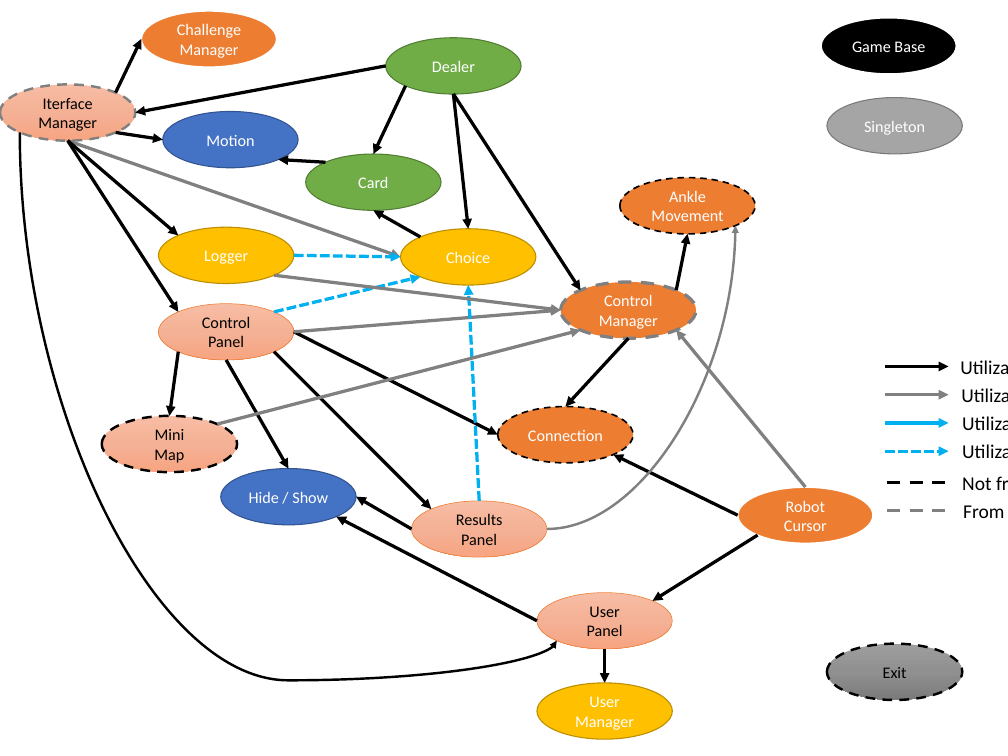
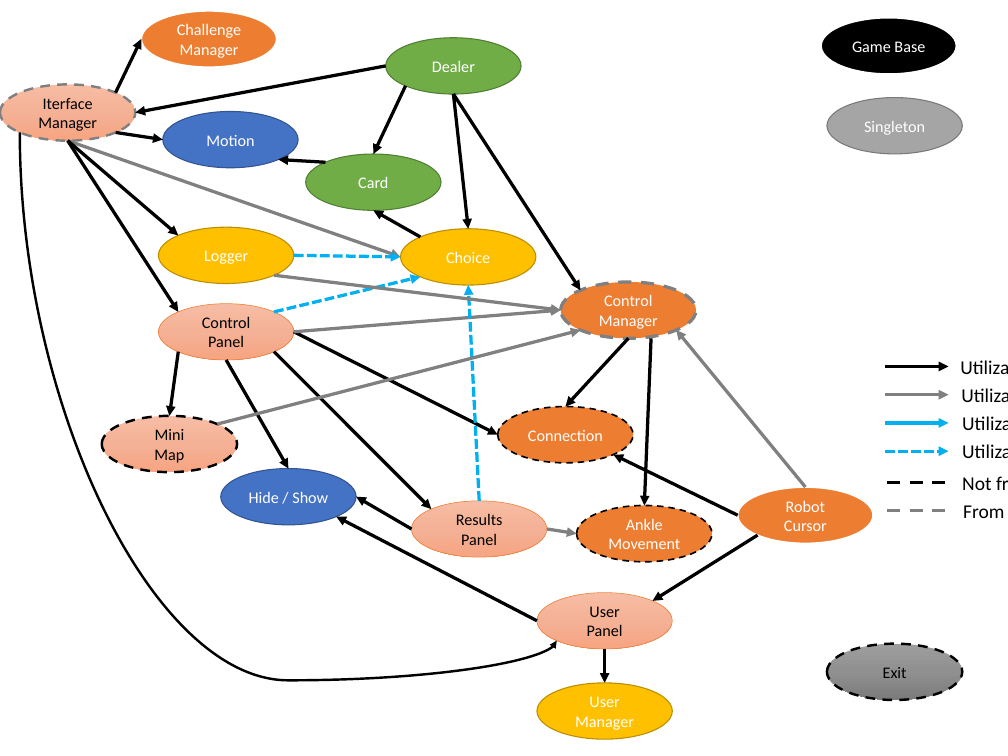
Before and after one commit to ThalesBP/AVC_CardGame, a slide deck: slide 2 of Script Flow.pptx (slide 1 before the commit). Drawn at 1008x756 pixels with LibreOffice and Linux fonts; fonts in the diff are those of the drawing. Boxes give left, top, right and bottom in pixels: in the first picture for what was removed or moved away, otherwise in the second. Text is boxed around its words. In the diff, an @@ line names an element or a change of style, - is before the commit and + after.

```diff
--- a/Script Flow.pptx
+++ b/Script Flow.pptx
@@ curved arrow removed from (547, 529) to (736, 226) @@
@@ arrow moved from (676, 290) - (688, 234) to (651, 338) - (645, 506) @@
@@ ellipse "Ankle": place and size @@
-ellipse "Ankle" at <box>620,178,755,234</box>
+ellipse "Ankle" at <box>577,506,712,562</box>
@@ arrow added from (547, 529) to (577, 534), #808080 3 pt @@
```
Also in this commit, not shown: 11 other files.
